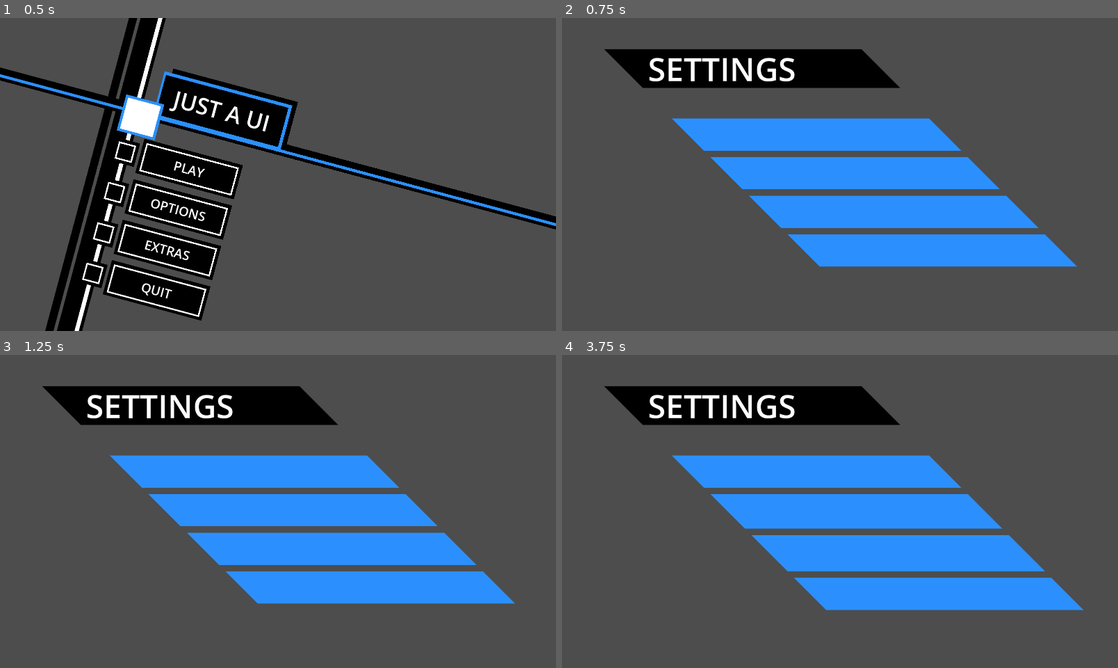
Above: before the commit, frames 1-4 (two rows, left to right).
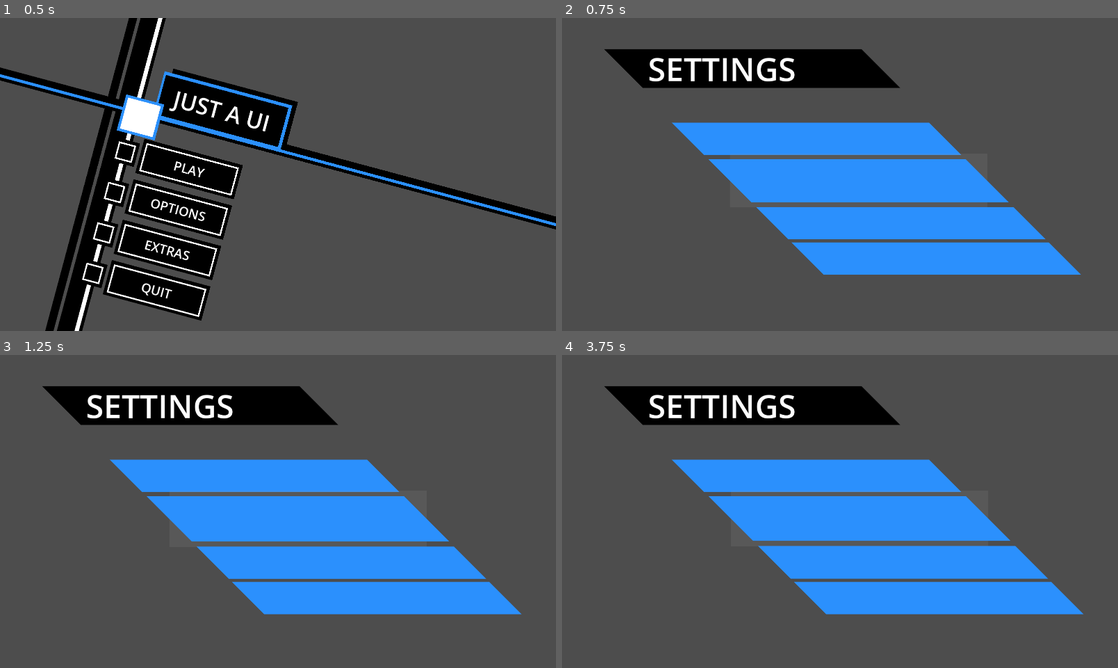
Above: after the commit, the same moments.

Repository: PixelSaver/Just-U-and-I
Game: Godot game, scene res://Scenes/main.tscn
Two runs of this game, one before a commit and one after it. Both use one fixed random seed, a clock stepped at 60 frames per second and the inputs below.
Inputs (mouse positions are in pixels of both pictures, inside the frame that each line leads up to):
- Up to frame 1 (0.5 s): no input
- Up to frame 2 (0.75 s): click (739, 165) at 0.52 s
- Up to frame 3 (1.25 s): no input
- Up to frame 4 (3.75 s): click (856, 508) at 1.27 s; click (862, 517) at 2.02 s; click (901, 552) at 2.77 s; click (851, 511) at 3.52 s

Frame 1 is identical in both runs. In frame 2, 6.7% of the frame differs, in the area x 19-94%, y 32-82%; in frame 3, 7.2%, in the area x 19-94%, y 32-83%; in frame 4, 6.5%.

Commit message:
Tween works consistently

Diff:
--- a/Scenes/button_menu.tscn
+++ b/Scenes/button_menu.tscn
@@ -8,7 +8,7 @@
 [node name="Button" type="Button" node_paths=PackedStringArray("button_border", "button_text", "button_bg")]
 material = SubResource("ShaderMaterial_n45e2")
 custom_minimum_size = Vector2(400, 110)
-anchors_preset = -1
+anchors_preset = 1
 anchor_left = 1.0
 anchor_right = 1.0
 grow_horizontal = 0
--- a/Scenes/invert.gdshader
+++ /dev/null
@@ -1,8 +0,0 @@
-shader_type canvas_item;
-uniform sampler2D existing_screen_texture: hint_screen_texture, filter_linear_mipmap;
-
-void fragment() {
-	vec3 new_color = texture(existing_screen_texture, SCREEN_UV, 0.0).rgb;
-	new_color = vec3(1.0) - new_color;
-	COLOR.rgb = new_color;
-}
--- a/Scenes/main_menu.tscn
+++ b/Scenes/main_menu.tscn
@@ -141,19 +141,15 @@
 position = Vector2(423.448, 208.716)
 
 [node name="Button" parent="TiltControl/VBoxContainer/ButtonCont" instance=ExtResource("3_ce3w2")]
-anchors_preset = 1
 offset_left = -400.0
 offset_top = 140.0
 offset_bottom = 250.0
 
 [node name="Button2" parent="TiltControl/VBoxContainer/ButtonCont" instance=ExtResource("3_ce3w2")]
-anchors_preset = 1
 
 [node name="Button3" parent="TiltControl/VBoxContainer/ButtonCont" instance=ExtResource("3_ce3w2")]
-anchors_preset = 1
 
 [node name="Button4" parent="TiltControl/VBoxContainer/ButtonCont" instance=ExtResource("3_ce3w2")]
-anchors_preset = 1
 
 [node name="RestOfIt" type="Node2D" parent="TiltControl"]
 position = Vector2(19.7034, 58.0794)
--- a/Scenes/settings_menu.tscn
+++ b/Scenes/settings_menu.tscn
@@ -7,6 +7,9 @@
 [sub_resource type="StyleBoxFlat" id="StyleBoxFlat_icv2g"]
 bg_color = Color(0, 0, 0, 1)
 skew = Vector2(-1, 0)
+
+[sub_resource type="StyleBoxFlat" id="StyleBoxFlat_h2y1r"]
+bg_color = Color(0.6, 0.6, 0.6, 0.152941)
 
 [sub_resource type="StyleBoxFlat" id="StyleBoxFlat_7y5a0"]
 bg_color = Color(0.168627, 0.564706, 0.992157, 1)
@@ -58,17 +61,18 @@
 offset_left = 305.0
 offset_top = 252.0
 offset_right = 1105.0
-offset_bottom = 342.0
+offset_bottom = 377.0
+theme_override_styles/hover = SubResource("StyleBoxFlat_h2y1r")
 script = ExtResource("3_7y5a0")
 bg = NodePath("Panel")
 label = NodePath("RichTextLabel")
 
 [node name="Panel" type="Panel" parent="ButtonSettings"]
 layout_mode = 1
-anchors_preset = 15
+anchors_preset = -1
+anchor_top = 0.1
 anchor_right = 1.0
-anchor_bottom = 1.0
-offset_bottom = 10.0
+anchor_bottom = 0.9
 grow_horizontal = 2
 grow_vertical = 2
 mouse_filter = 2
--- a/Scripts/button_settings.gd
+++ b/Scripts/button_settings.gd
@@ -7,8 +7,10 @@
 @export var bg : Panel
 @export var label : RichTextLabel
 var og_pos : Vector2 = Vector2.ZERO
+var og_size : Vector2
 
-
+func _ready() -> void:
+	og_size = size
 
 func _on_button_down() -> void:
 	self_pressed.emit(self)
--- a/Scripts/settings_menu.gd
+++ b/Scripts/settings_menu.gd
@@ -3,35 +3,45 @@
 
 @export var title: Panel
 @export var button: ButtonSettings
+@export var offset : float = 50
 var buttons : Array[ButtonSettings] = []
-var curr_selected : ButtonSettings
 
 func _ready() -> void:
 	button.position = title.position + Vector2.ONE*200 + Vector2(0,15)
-	button.connect("self_pressed", _on_pressed)
 	buttons.append(button)
 	button.og_pos = button.position
 	for i in range(3):
 		var inst = button.duplicate() as ButtonSettings
 		add_child(inst)
-		inst.position = button.position + Vector2.ONE*120*(i+1)
+		inst.position = button.position + Vector2.ONE*110*(i+1)
 		inst.og_pos = inst.position
 		buttons.append(inst)
-	for button in buttons:
-		button.connect("hover", _on_hover)
-		button.connect("unhover", _on_unhover)
+	for _button in buttons:
+		_button.connect("self_pressed", _on_pressed)
+		_button.connect("hover", _on_hover)
+		_button.connect("unhover", _on_unhover)
 
 func _on_hover(but:ButtonSettings):
 	var call = Callable(set_skewed_height).bind(but)
-	var t = create_tween().set_trans(Tween.TRANS_QUINT).set_parallel(true)
-	t.tween_method(call, but.bg.size.y, 120, 0.5)
+	var t = create_tween().set_trans(Tween.TRANS_QUINT).set_parallel(true).set_ease(Tween.EASE_OUT)
+
+	#t.tween_property(but.bg, "size:y", 100+offset, 0.5)
+	t.tween_property(but, "size:y", 125+offset, 0.5)
+	t.tween_property(but, "position", but.og_pos + Vector2(offset/2, 0), 0.5)
+	#t.tween_property(but, "size", but.og_size + Vector2.ONE*offset*2, 0.5)
+
 	for i in range(buttons.find(but)+1, buttons.size()):
-		t.tween_property(buttons[i], "position", buttons[i].og_pos + Vector2(20,20), 0.5)
+		t.tween_property(buttons[i], "position", buttons[i].og_pos + Vector2.ONE*offset, 0.5)
 
 func _on_unhover(but:ButtonSettings):
 	var call = Callable(set_skewed_height).bind(but)
-	var t = create_tween().set_trans(Tween.TRANS_QUINT).set_parallel(true)
-	t.tween_method(call, but.bg.size.y, 100, 0.5)
+	var t = create_tween().set_trans(Tween.TRANS_QUINT).set_parallel(true).set_ease(Tween.EASE_OUT)
+
+	#t.tween_property(but.bg, "size:y", 100, 0.5)
+	t.tween_property(but, "size:y", 125, 0.5)
+	t.tween_property(but, "position", but.og_pos, 0.5)
+	#t.tween_property(but, "size", but.og_size, 0.5)
+
 	for i in range(buttons.find(but)+1, buttons.size()):
 		t.tween_property(buttons[i], "position", buttons[i].og_pos, 0.5)
 
Not shown, removed: Scenes/invert.gdshader.uid
Not shown: 1 places in Scenes/settings_menu.tscn that only renumber resources
